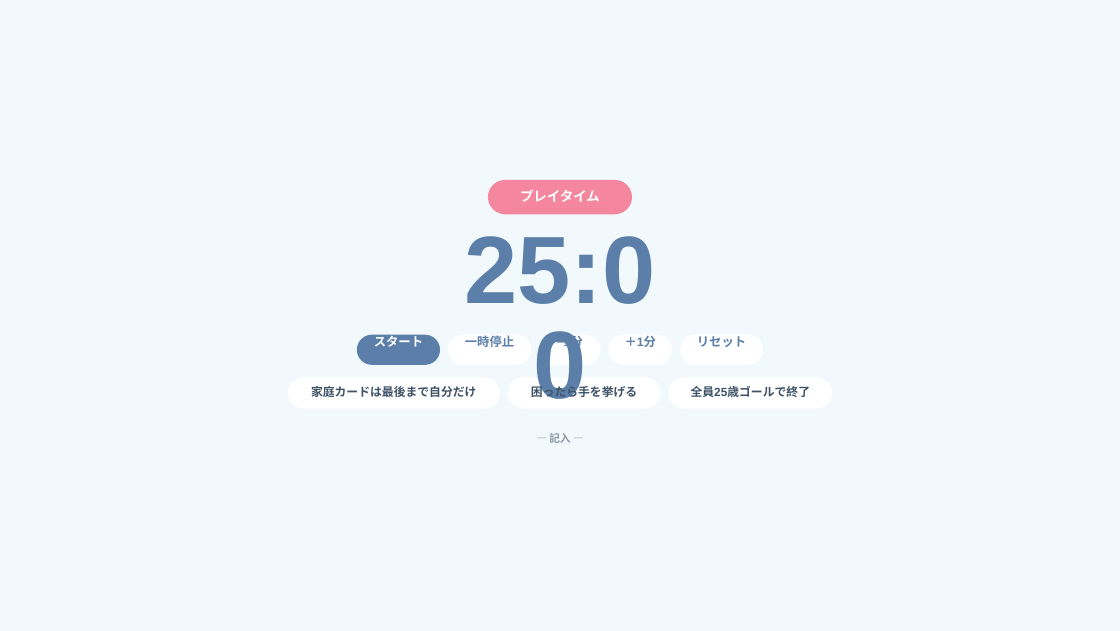
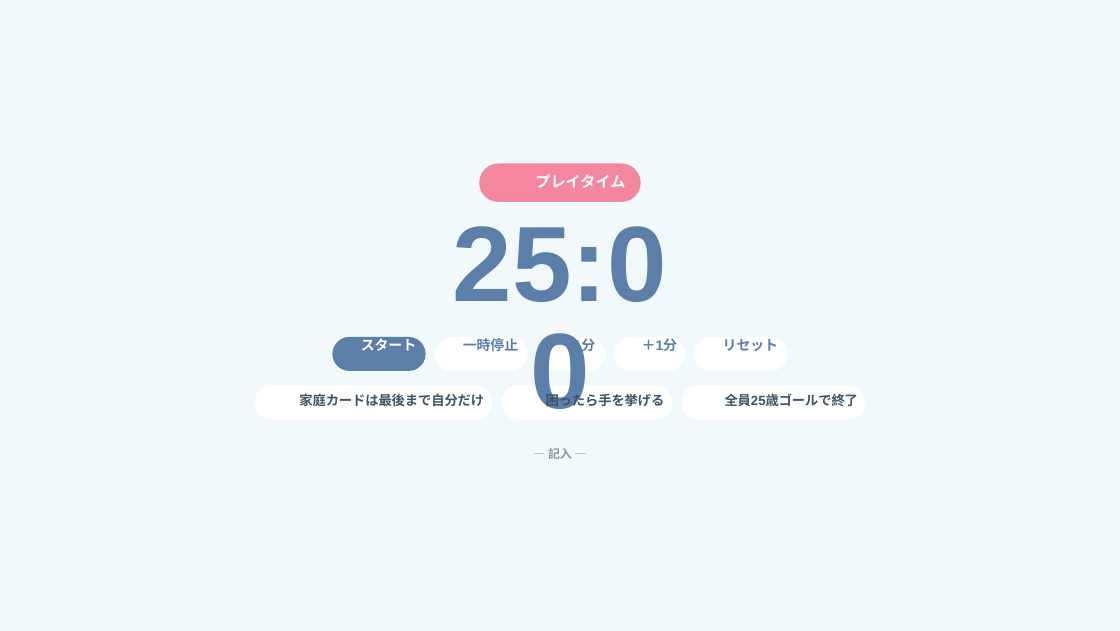
Before and after one commit to arico1101/door-world-short-online, a slide deck: slide 14 of slides.pptx. Drawn at 1120x631 pixels with LibreOffice and Linux fonts; fonts in the diff are those of the drawing; background and template pictures are left out. Boxes give left, top, right and bottom in pixels: in the first picture for what was removed or moved away, otherwise in the second. Text is boxed around its words. In the diff, an @@ line names an element or a change of style, - is before the commit and + after.

```diff
--- a/slides.pptx
+++ b/slides.pptx
@@ rounded rectangle: place and size @@
-rounded rectangle at [488, 180, 632, 214]
+rounded rectangle at [479, 164, 641, 202]
@@ text "プレイタイム": place and size @@
-text "プレイタイム" at [520, 189, 600, 202]
+text "プレイタイム" at [535, 174, 625, 188]
@@ text "プレイタイム" at [535, 174, 625, 188]: size 13 to 14.6 pt; line spacing 23.4pt to 26.2pt @@
@@ text "25:00": place and size @@
-text "25:00" at [464, 236, 655, 304]
+text "25:00" at [453, 226, 667, 302]
@@ text "25:00" at [453, 226, 667, 302]: size 92.2 to 103.3 pt; line spacing 92.2pt to 103.3pt @@
@@ rounded rectangle: place and size @@
-rounded rectangle at [357, 335, 440, 365]
+rounded rectangle at [332, 337, 426, 371]
@@ rounded rectangle: place and size @@
-rounded rectangle at [448, 335, 531, 365]
+rounded rectangle at [435, 337, 528, 371]
@@ rounded rectangle: place and size @@
-rounded rectangle at [539, 335, 600, 365]
+rounded rectangle at [537, 337, 606, 371]
@@ text "−1分": place and size @@
-text "−1分" at [557, 337, 583, 350]
+text "−1分" at [566, 339, 596, 354]
@@ rounded rectangle: place and size @@
-rounded rectangle at [609, 335, 672, 365]
+rounded rectangle at [615, 337, 686, 371]
@@ size 11.9 to 13.4 pt in 5 elements at [463, 338, 518, 351], [361, 337, 416, 351], [566, 339, 596, 354], [723, 339, 778, 351], [642, 338, 677, 351] @@
@@ text "＋1分": place and size @@
-text "＋1分" at [625, 336, 657, 347]
+text "＋1分" at [642, 338, 677, 351]
@@ rounded rectangle: place and size @@
-rounded rectangle at [680, 335, 763, 365]
+rounded rectangle at [694, 337, 788, 371]
@@ text "リセット": place and size @@
-text "リセット" at [697, 336, 746, 347]
+text "リセット" at [723, 339, 778, 351]
@@ rounded rectangle: place and size @@
-rounded rectangle at [287, 377, 500, 408]
+rounded rectangle at [255, 385, 492, 420]
@@ text "家庭カードは最後まで自分だけ": place and size @@
-text "家庭カードは最後まで自分だけ" at [311, 386, 476, 397]
+text "家庭カードは最後まで自分だけ" at [299, 393, 484, 407]
@@ rounded rectangle: place and size @@
-rounded rectangle at [508, 377, 661, 408]
+rounded rectangle at [501, 385, 672, 420]
@@ text "困ったら手を挙げる": place and size @@
-text "困ったら手を挙げる" at [531, 383, 637, 399]
+text "困ったら手を挙げる" at [546, 392, 665, 409]
@@ rounded rectangle: place and size @@
-rounded rectangle at [668, 377, 832, 408]
+rounded rectangle at [682, 385, 865, 420]
@@ size 11.4 to 12.8 pt; line spacing 20.5pt to 23pt in 3 elements at [299, 393, 484, 407], [546, 392, 665, 409], [725, 393, 858, 406] @@
@@ text "全員25歳ゴールで終了": place and size @@
-text "全員25歳ゴールで終了" at [691, 386, 811, 397]
+text "全員25歳ゴールで終了" at [725, 393, 858, 406]
@@ text "— 記入 —": place and size @@
-text "— 記入 —" at [549, 433, 570, 443]
+text "— 記入 —" at [548, 448, 572, 459]
@@ text "— 記入 —" at [548, 448, 572, 459]: size 10.3 to 11.5 pt; line spacing 18.5pt to 20.8pt @@
```
Also in this commit, not shown: 26 other slides changed.
